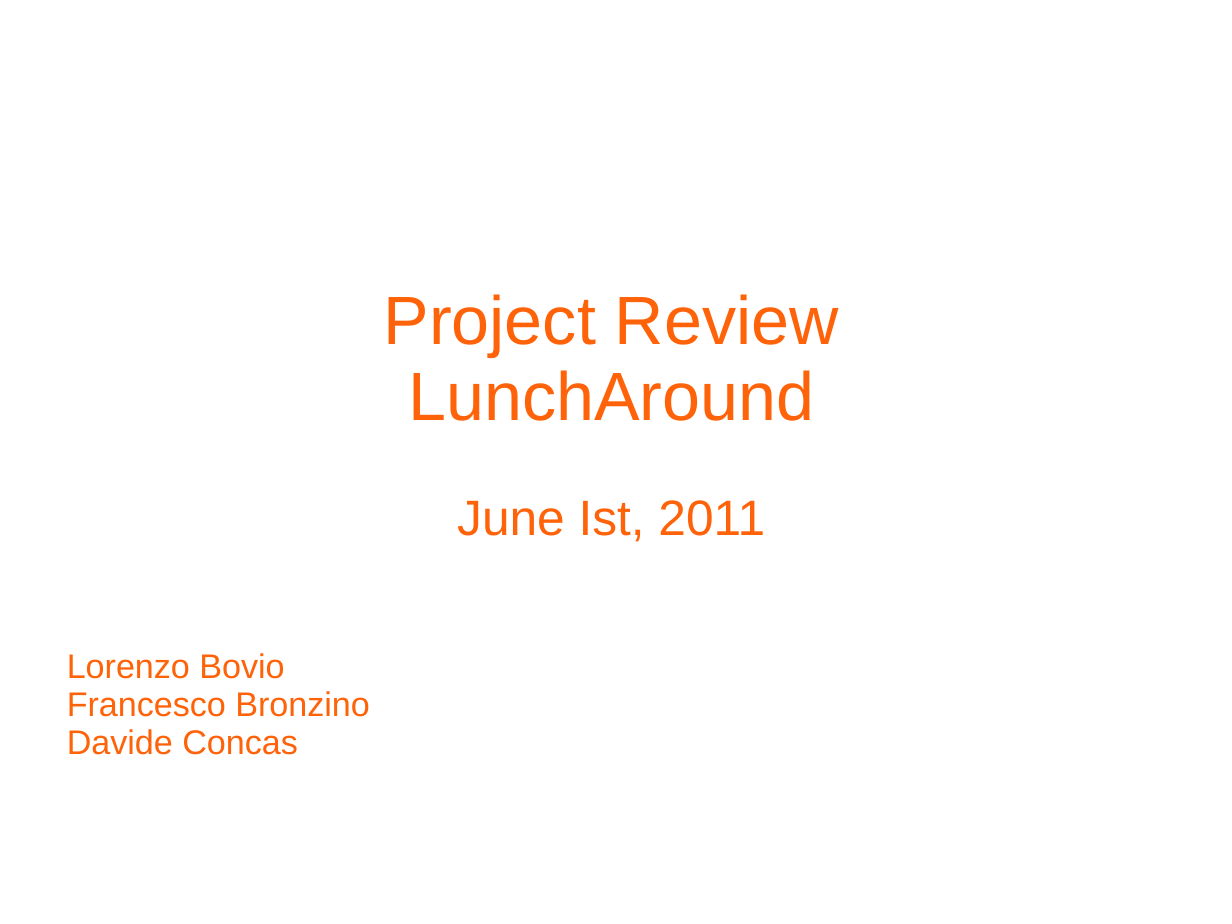
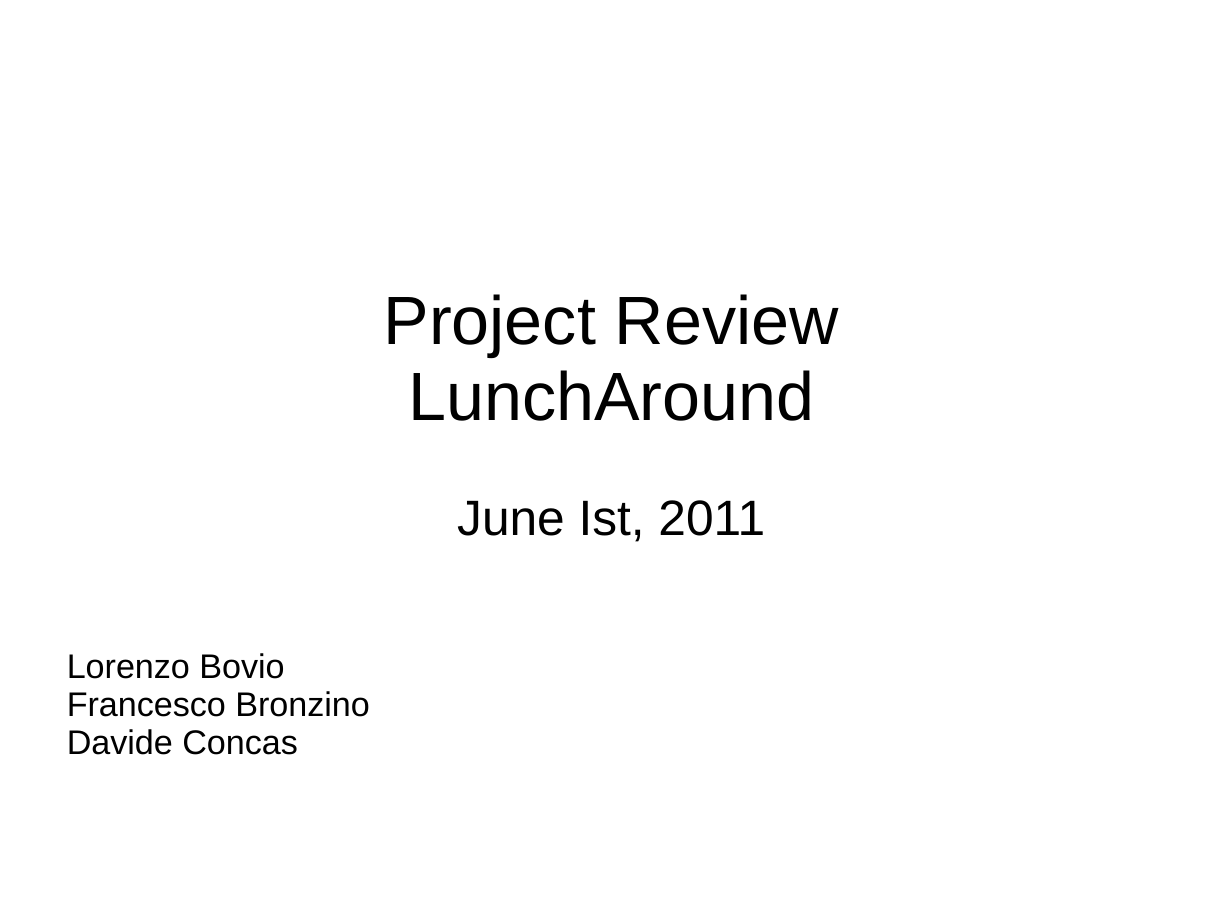
Before and after one commit to cdavide/dove-mangio-it, a slide deck: slide 1 of wiki/projectReviewTemplate.odp. Drawn at 1232x924 pixels with LibreOffice and Linux fonts; fonts in the diff are those of the drawing; background and template pictures are left out. Boxes give left, top, right and bottom in pixels: in the first picture for what was removed or moved away, otherwise in the second. Text is boxed around its words. In the diff, an @@ line names an element or a change of style, - is before the commit and + after.

```diff
--- a/wiki/projectReviewTemplate.odp
+++ b/wiki/projectReviewTemplate.odp
@@ text "Project Review" at <box>384,294,839,542</box>: text colour #FF6309 to #000000 @@
@@ text "Lorenzo Bovio" at <box>67,653,370,755</box>: text colour #FF6309 to #000000 @@
```
Also in this commit, not shown: 3 other slides changed, 7 slides added, 5 slides removed, 3 other files.
